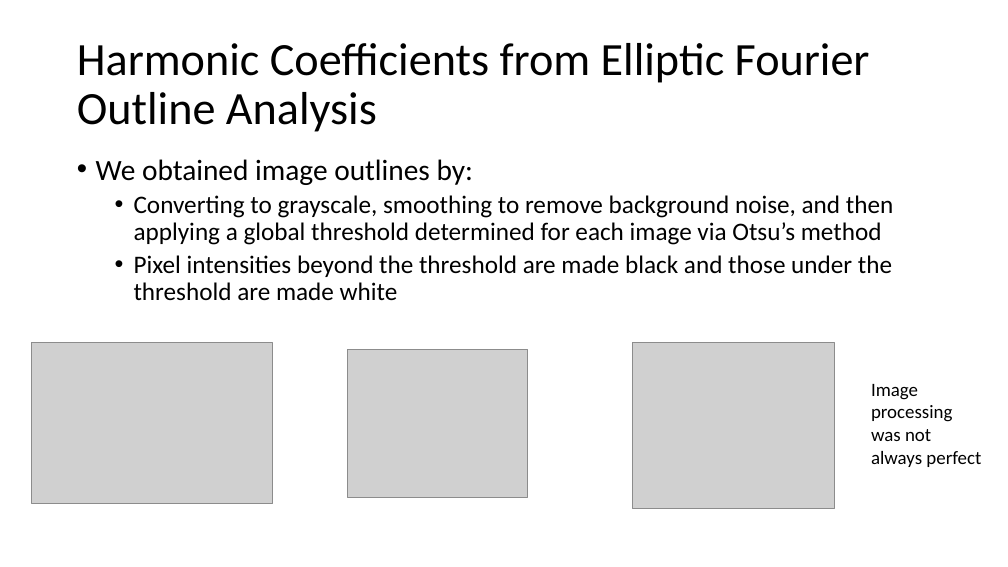
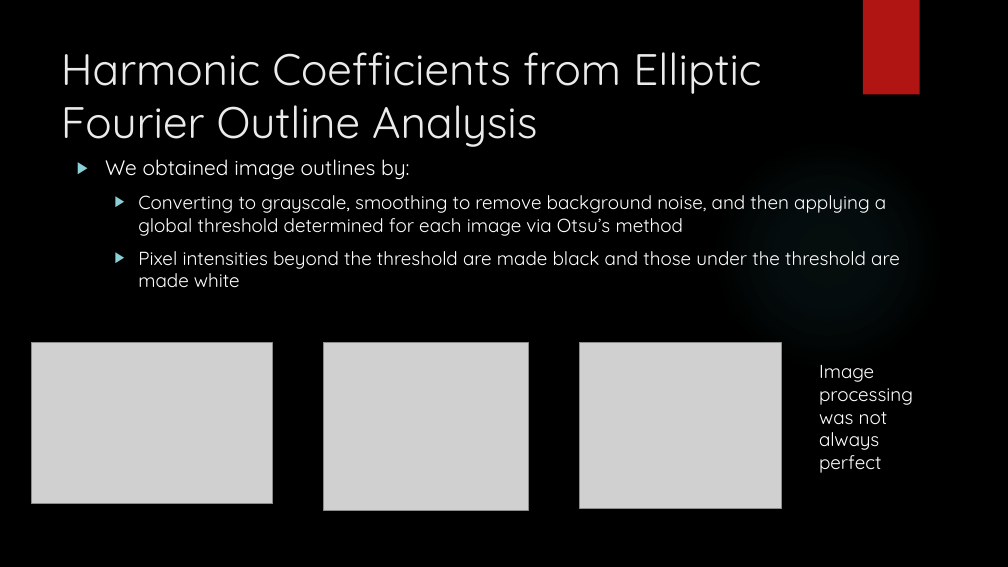
Before and after one commit to TZstatsADS/Spr2016-Proj3-Grp5, a slide deck: slide 5 of doc/presentation.pptx. Drawn at 1008x567 pixels with LibreOffice and Linux fonts; fonts in the diff are those of the drawing; grey boxes stand for pictures; background and template pictures are left out. Boxes give left, top, right and bottom in pixels: in the first picture for what was removed or moved away, otherwise in the second. Text is boxed around its words. In the diff, an @@ line names an element or a change of style, - is before the commit and + after.

```diff
--- a/doc/presentation.pptx
+++ b/doc/presentation.pptx
@@ background #FFFFFF to picture (left out) @@
@@ rectangle added at (863,0,920,95), fill #B01513 @@
@@ title "Harmonic Coefficients from Elliptic Fourier ...": place and size @@
-title "Harmonic Coefficients from Elliptic Fourier ..." at (77,43,870,132)
+title "Harmonic Coefficients from Elliptic Fourier ..." at (61,52,761,147)
@@ title "Harmonic Coefficients from Elliptic Fourier ..." at (61,52,761,147): size 44 to 42 pt, font Calibri to Quicksand, text colour #000000 to #EBEBEB; line spacing 0.9 to 1; vertical alignment middle to top @@
@@ ellipse added at (712,138,944,371), fill gradient #50B9C1 @@
@@ text "We obtained image outlines by:" at (105,159,900,287): size 28 to 20 pt in "We obtained image outlines by:"; font Calibri to Quicksand, text colour #000000 to #FFFFFF; size 24 to 18 pt in "Converting to grayscale, smoothing to remove background ...", "Pixel intensities beyond the threshold are made ..."; bullet • to ▶; line spacing 0.9 to 1; more space between paragraphs @@
@@ picture: place and size @@
-picture at (348,349,528,498)
+picture at (324,343,529,510)
@@ picture: place and size @@
-picture at (632,343,835,508)
+picture at (579,343,782,508)
@@ text "Image processing was not always ...": place and size @@
-text "Image processing was not always ..." at (871,384,981,467)
+text "Image processing was not always ..." at (819,365,913,473)
@@ text "Image processing was not always ..." at (819,365,913,473): font Calibri to Quicksand, text colour #000000 to #FFFFFF @@
```
Also in this commit, not shown: 11 other slides changed, 1 slide added, 1 slide removed, 2 other files.
